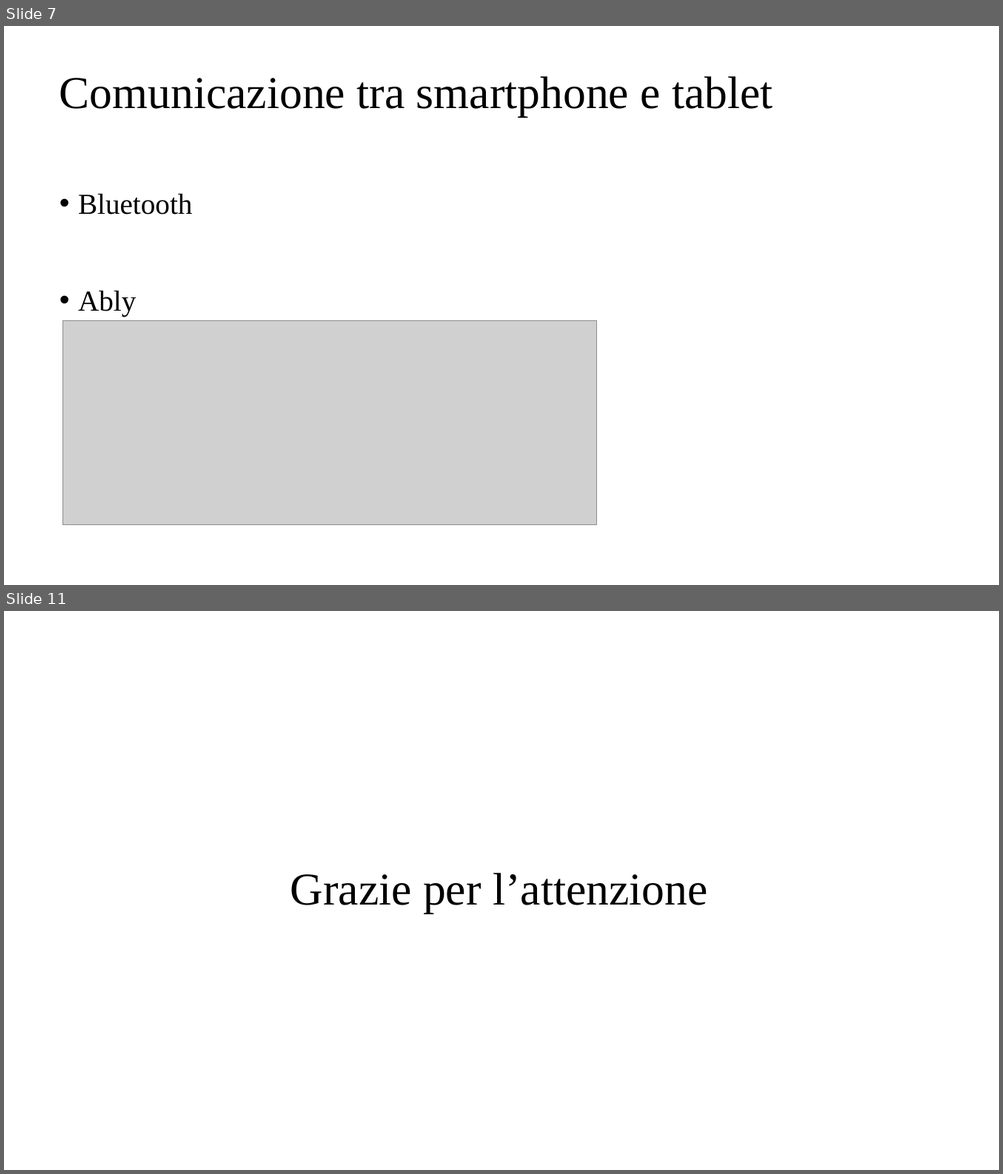
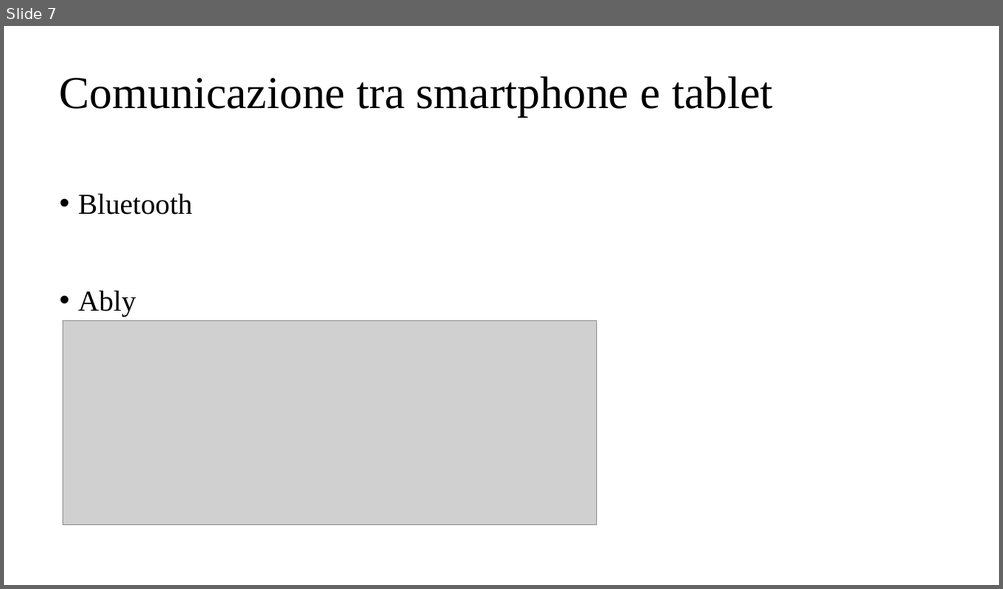
Before and after one commit to davidecolussi/Tesi, a slide deck: presentazione/Colussi_Davide_Presentazione.pptx. Shown one above the other, each under a label of ours: slides 7 and 11 before the commit, slide 7 after it; the slides between them are not shown. The pictures are 1003x1174 and 1003x589 pixels, drawn with LibreOffice and Linux fonts; fonts in the diff are those of the drawing; grey boxes stand for pictures. Boxes give left, top, right and bottom in pixels: in the first picture for what was removed or moved away, otherwise in the second. Text is boxed around its words. In the diff, an @@ line names an element or a change of style, - is before the commit and + after.

```diff
--- a/presentazione/Colussi_Davide_Presentazione.pptx
+++ b/presentazione/Colussi_Davide_Presentazione.pptx
@@ slide 11 removed at <box>4,611,999,1170</box>, background #FFFFFF @@
@@ title removed at <box>290,873,707,914</box> @@
-Grazie per l’attenzione
```
Also in this commit, not shown: 3 slides changed, 1 slide added, 1 other slide removed.
